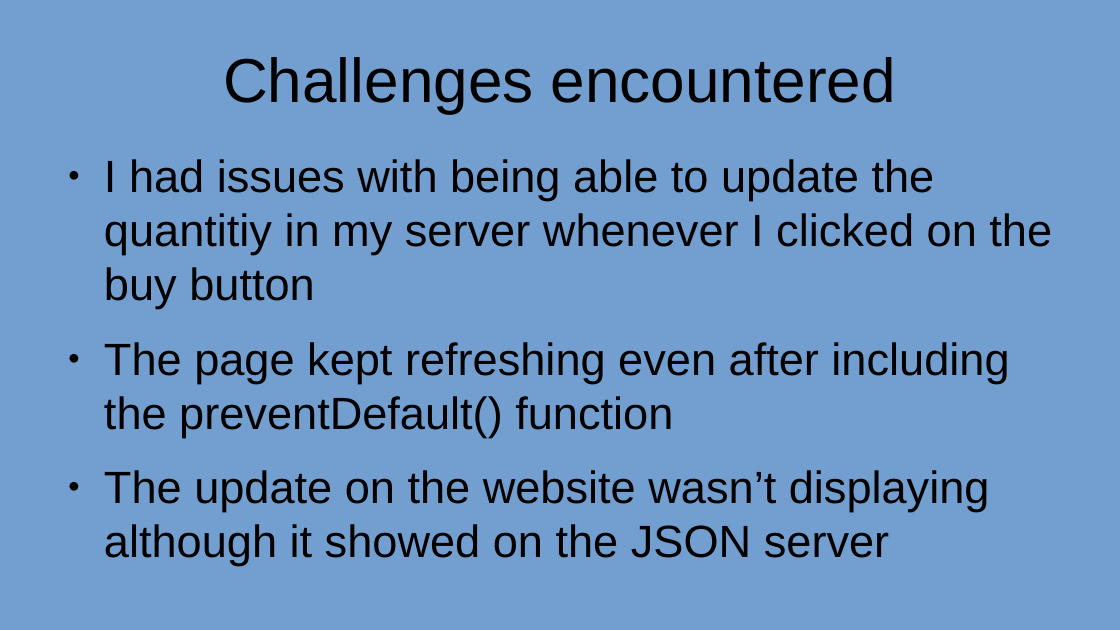
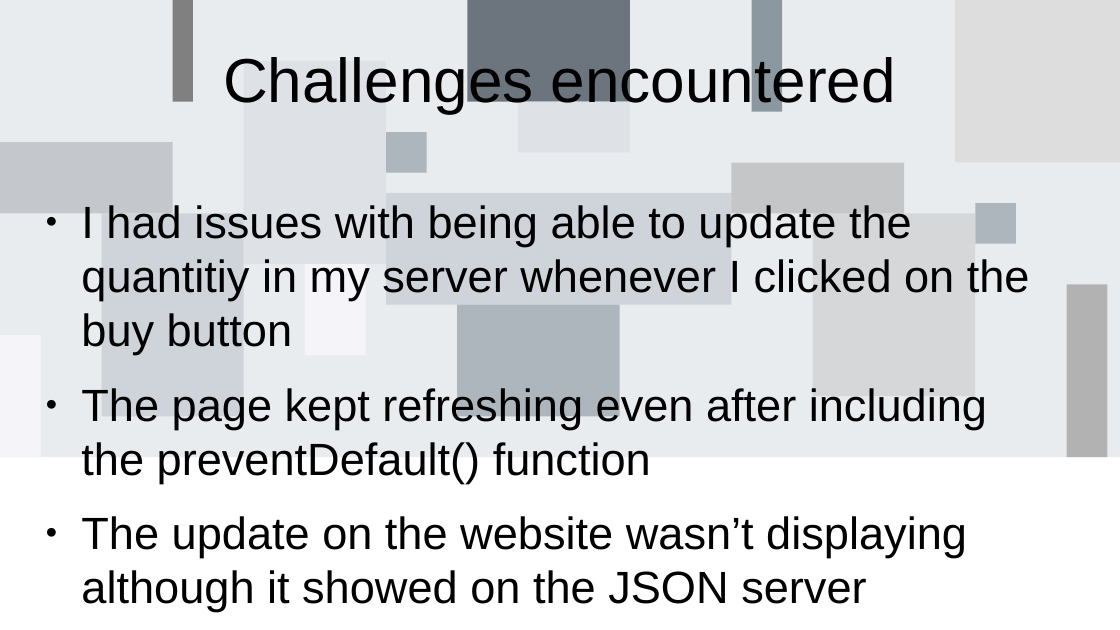
Before and after one commit to Rahy-Sam/project-phase-1, a slide deck: slide 6 of presentation.odp. Drawn at 1120x630 pixels with LibreOffice and Linux fonts; fonts in the diff are those of the drawing. Boxes give left, top, right and bottom in pixels: in the first picture for what was removed or moved away, otherwise in the second. Text is boxed around its words. In the diff, an @@ line names an element or a change of style, - is before the commit and + after.

```diff
--- a/presentation.odp
+++ b/presentation.odp
@@ background #729FCF to #FFFFFF @@
@@ text "I had issues with being ...": place and size @@
-text "I had issues with being ..." at <box>104,159,1052,566</box>
+text "I had issues with being ..." at <box>81,205,1030,612</box>
@@ group added at <box>0,0,1120,457</box>: 18 rectangles @@
```
Also in this commit, not shown: 7 other slides changed, 2 other files.
